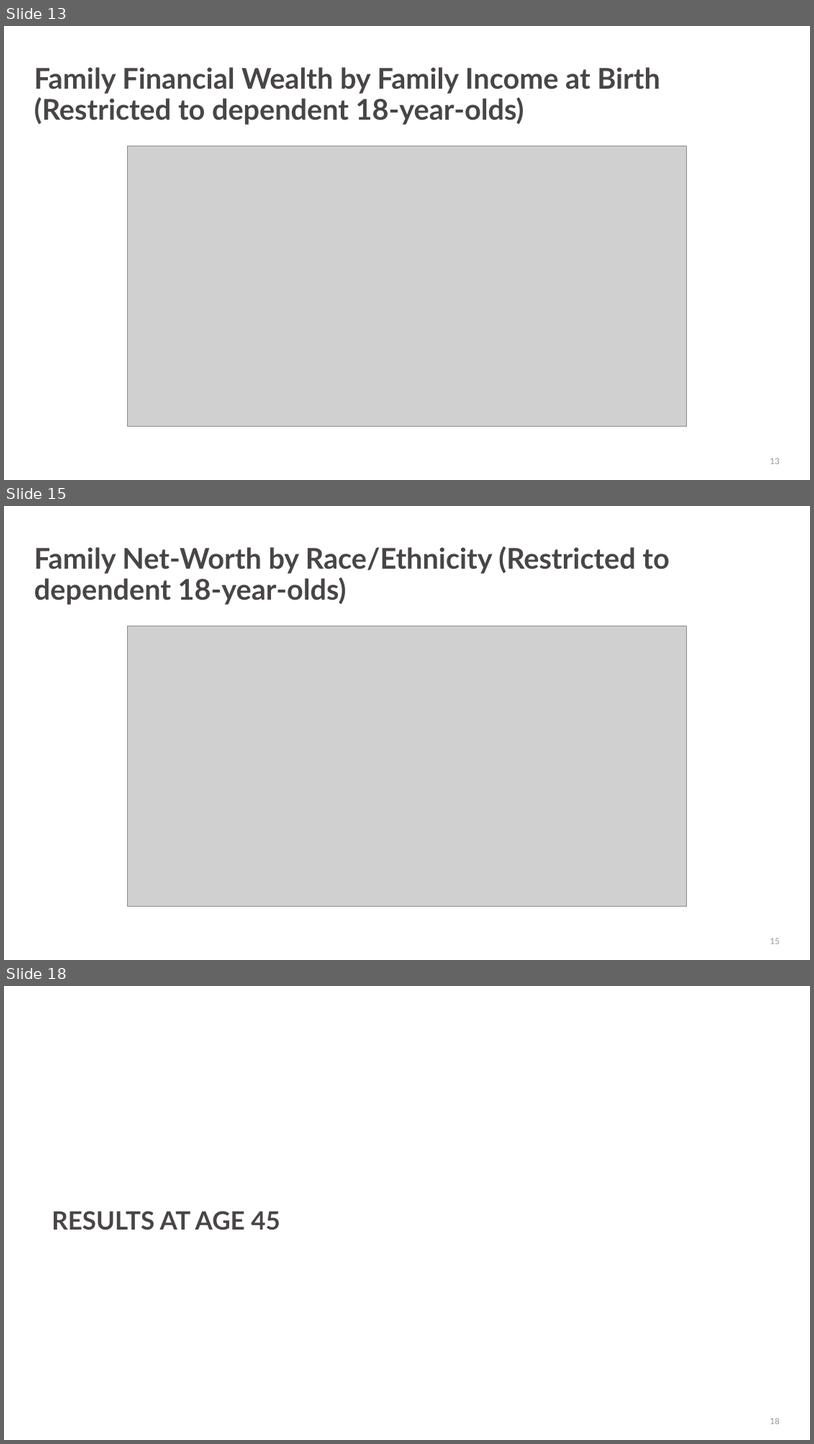
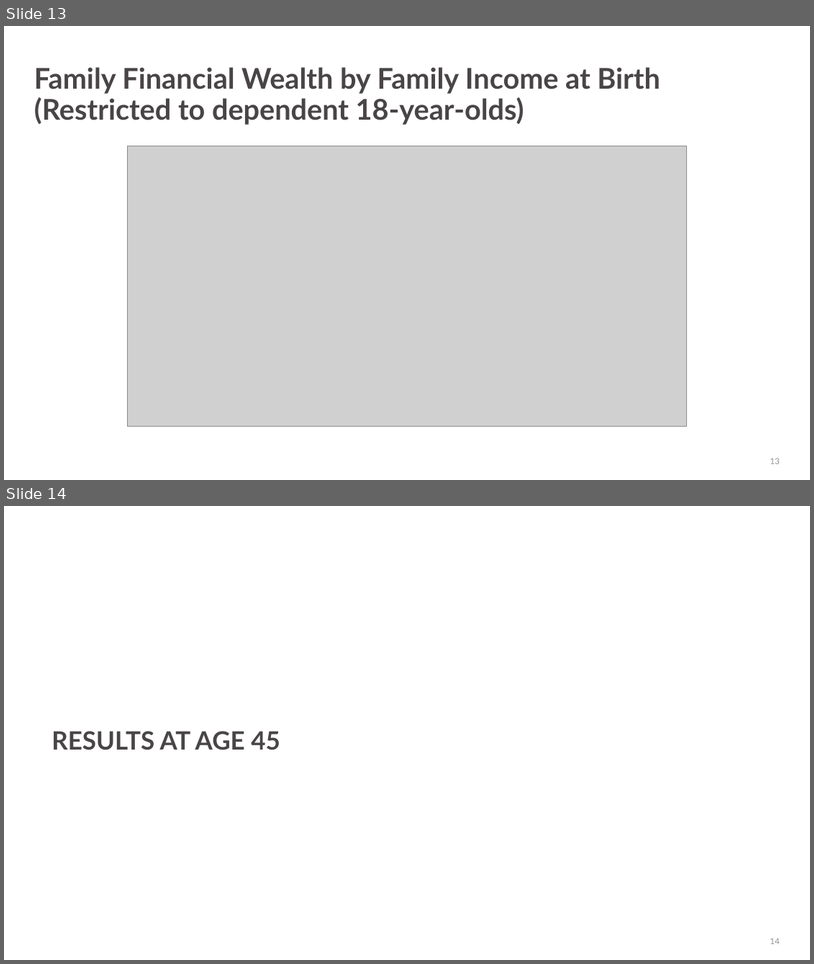
Before and after one commit to UI-Research/baby-bonds, a slide deck: Presentations/2024-07-25/BabyBonds-2024-07-25.pptx. Shown one above the other, each under a label of ours: slides 13, 15 and 18 before the commit, slides 13 and 14 after it; the slides between them are not shown. The pictures are 814x1444 and 814x964 pixels, drawn with LibreOffice and Linux fonts; fonts in the diff are those of the drawing; grey boxes stand for pictures; background and template pictures are left out. Boxes give left, top, right and bottom in pixels: in the first picture for what was removed or moved away, otherwise in the second. Text is boxed around its words. In the diff, an @@ line names an element or a change of style, - is before the commit and + after.

Commit message:
Removes a few charts and updates the title slide.

```diff
--- a/Presentations/2024-07-25/BabyBonds-2024-07-25.pptx
+++ b/Presentations/2024-07-25/BabyBonds-2024-07-25.pptx
@@ slide 15 removed at (4,506,810,960), background #FFFFFF @@
@@ title removed at (34,546,669,605) @@
-Family Net-Worth by Race/Ethnicity (Restricted to dependent 18-year-olds)
@@ picture removed at (127,626,687,906) @@
@@ page number removed at (770,938,779,944) @@
-15
@@ what was slide 18 is now slide 14 @@
@@ page number at (770,938,779,944): text changed @@
-18
+14
```
Also in this commit, not shown: 1 slide added, 4 other slides removed, 2 other files.
